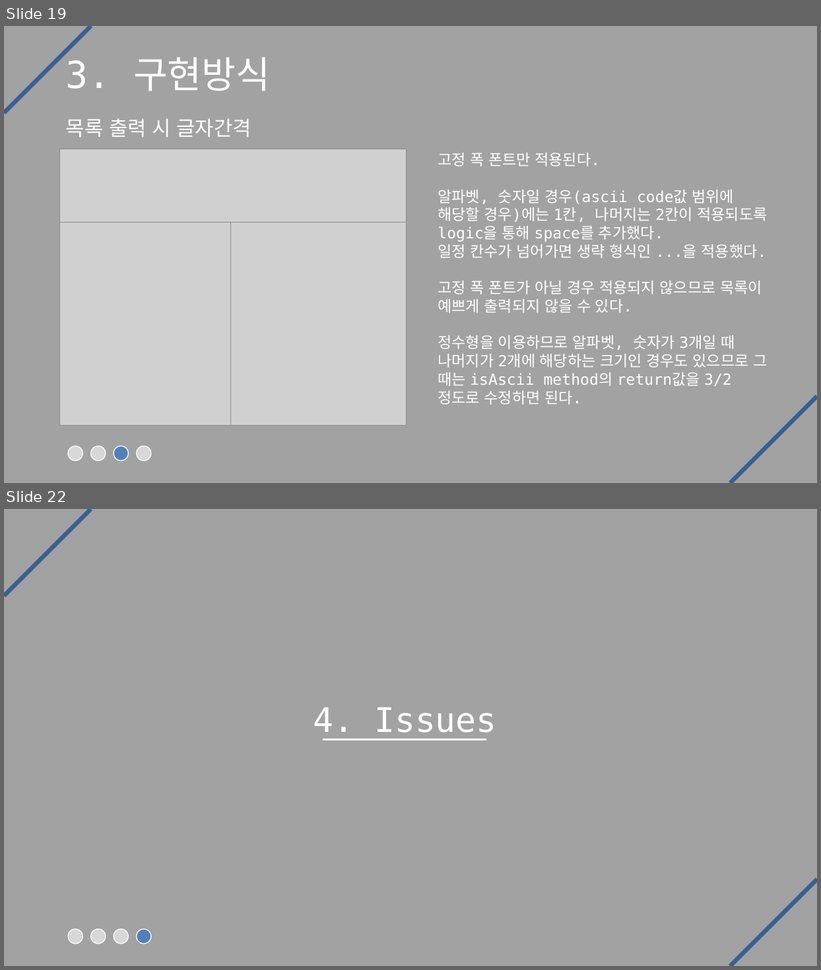
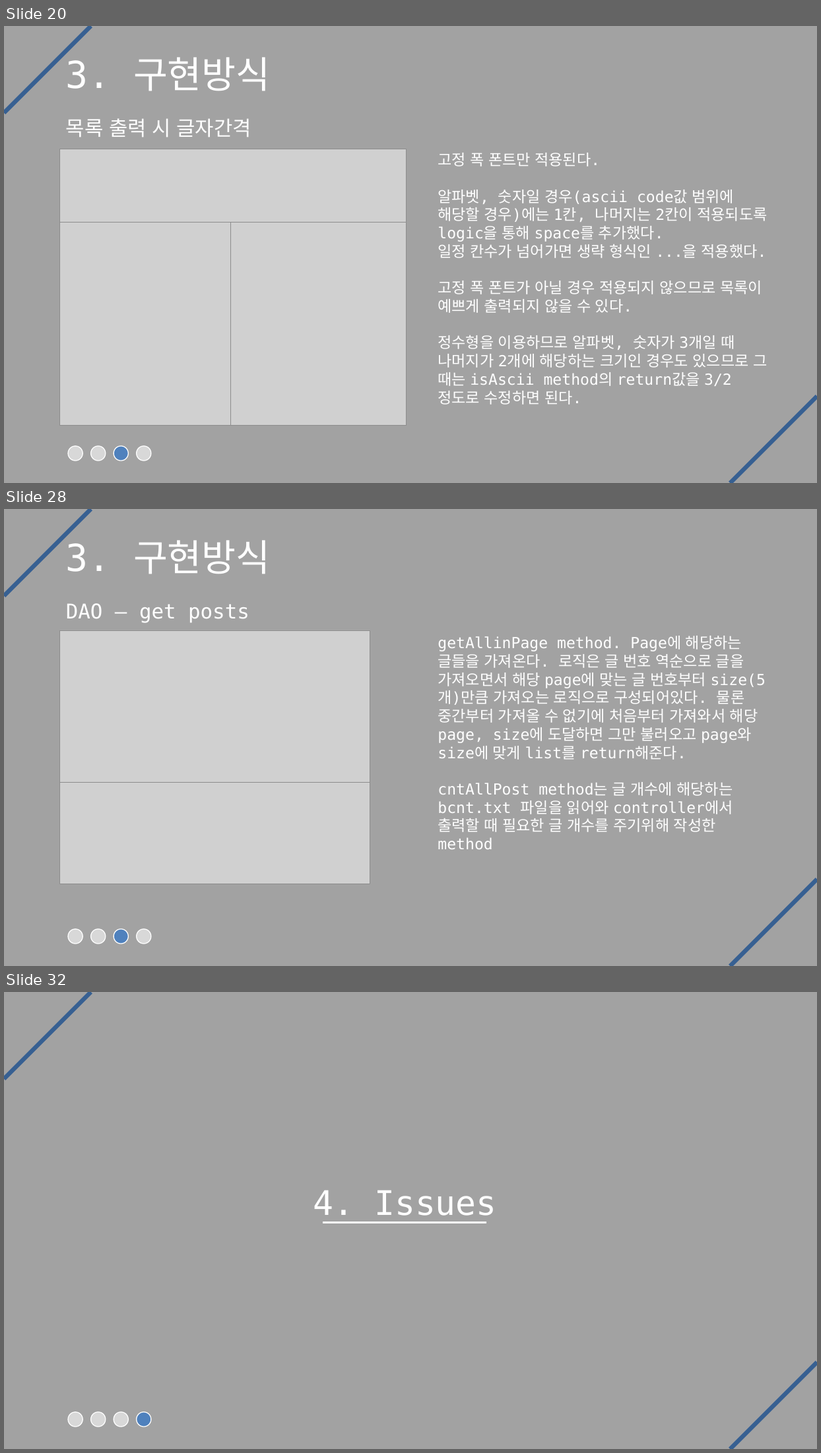
Before and after one commit to geoni4/summary, a slide deck: 프로젝트 발표자료 모음/자바 발표 자료/JAVA 네트워크 게시판 프로젝트.pptx. Shown one above the other, each under a label of ours: slides 19 and 22 before the commit, slides 20, 28 and 32 after it; the slides between them are not shown. The pictures are 821x970 and 821x1453 pixels, drawn with LibreOffice and Linux fonts; fonts in the diff are those of the drawing; grey boxes stand for pictures. Boxes give left, top, right and bottom in pixels: in the first picture for what was removed or moved away, otherwise in the second. Text is boxed around its words. In the diff, an @@ line names an element or a change of style, - is before the commit and + after.

```diff
--- a/프로젝트 발표자료 모음/자바 발표 자료/JAVA 네트워크 게시판 프로젝트.pptx
+++ b/프로젝트 발표자료 모음/자바 발표 자료/JAVA 네트워크 게시판 프로젝트.pptx
@@ slide 28 added at (x1=4, y1=509, x2=817, y2=966), background #A2A2A2 @@
@@ line added from (4, 595) to (90, 509), #376092 5 pt @@
@@ title added at (x1=66, y1=540, x2=271, y2=574), 44 pt, text #FFFFFF @@
+3. 구현방식
@@ text added at (x1=66, y1=603, x2=250, y2=623), 24 pt, text #FFFFFF @@
+DAO – get posts
@@ picture added at (x1=60, y1=630, x2=370, y2=783) @@
@@ text added at (x1=438, y1=636, x2=766, y2=850), 18 pt, text #FFFFFF @@
+getAllinPage method. Page에 해당하는 글들을 가져온다. 로직은 글 번호 역순으로 글을 가져오면서 해당 page에 맞는 글 번호부터 size(5개)만큼 가져오는 로직으로 구성되어있다. 물론 중간부터 가져올 수 없기에 처음부터 가져와서 해당 page, size에 도달하면 그만 불러오고 page와 size에 맞게 list를 return해준다.
+cntAllPost method는 글 개수에 해당하는 bcnt.txt 파일을 읽어와 controller에서 출력할 때 필요한 글 개수를 주기위해 작성한 method
@@ picture added at (x1=60, y1=783, x2=370, y2=885) @@
@@ line added from (731, 966) to (817, 880), #376092 5 pt @@
@@ ellipse added at (x1=68, y1=929, x2=83, y2=944), fill #D8D8D8, outline #FFFFFF 1 pt @@
@@ ellipse added at (x1=90, y1=929, x2=105, y2=944), fill #D8D8D8, outline #FFFFFF 1 pt @@
@@ ellipse added at (x1=114, y1=929, x2=129, y2=944), fill #4F81BD, outline #FFFFFF 1 pt @@
@@ ellipse added at (x1=137, y1=929, x2=151, y2=944), fill #D8D8D8, outline #FFFFFF 1 pt @@
@@ what was slide 19 is now slide 20 @@
@@ what was slide 22 is now slide 32 @@
```
Also in this commit, not shown: 3 slides changed, 9 other slides added, 11 other files.
